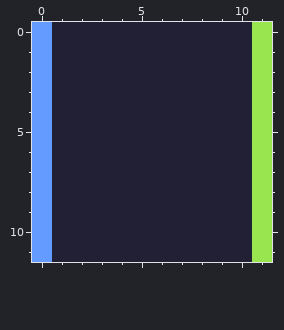
Edited in one commit: pixel-art file (Assets/GUI/Items/Items.aseprite). Above, as it was before the edit.
12x12 pixels, 1 frame.
The same view after the edit:
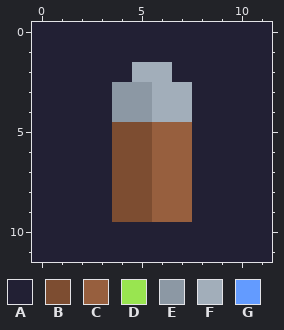
Palette (. is transparent): A #222034  B #7d4d31  C #975f3e  D #99e550  E #8c98a4  F #a2aeba  G #639bff
Change:
{"change": "layer \"Bullet\" now shown"}
{"change": "layer \"DEBUG\" now hidden"}
{"y":0,"x":0,"old":"G","new":"A"}
{"y":0,"x":11,"old":"D","new":"A"}
{"y":1,"x":0,"old":"G","new":"A"}
{"y":1,"x":11,"old":"D","new":"A"}
{"y":2,"x":0,"old":"G","new":"A"}
{"y":2,"x":5,"old":"AA","new":"FF"}
{"y":2,"x":11,"old":"D","new":"A"}
{"y":3,"x":0,"old":"G","new":"A"}
{"y":3,"x":4,"old":"AAAA","new":"EEFF"}
{"y":3,"x":11,"old":"D","new":"A"}
{"y":4,"x":0,"old":"G","new":"A"}
{"y":4,"x":4,"old":"AAAA","new":"EEFF"}
{"y":4,"x":11,"old":"D","new":"A"}
{"y":5,"x":0,"old":"G","new":"A"}
{"y":5,"x":4,"old":"AAAA","new":"BBCC"}
{"y":5,"x":11,"old":"D","new":"A"}
{"y":6,"x":0,"old":"G","new":"A"}
{"y":6,"x":4,"old":"AAAA","new":"BBCC"}
{"y":6,"x":11,"old":"D","new":"A"}
{"y":7,"x":0,"old":"G","new":"A"}
{"y":7,"x":4,"old":"AAAA","new":"BBCC"}
{"y":7,"x":11,"old":"D","new":"A"}
{"y":8,"x":0,"old":"G","new":"A"}
{"y":8,"x":4,"old":"AAAA","new":"BBCC"}
{"y":8,"x":11,"old":"D","new":"A"}
{"y":9,"x":0,"old":"G","new":"A"}
{"y":9,"x":4,"old":"AAAA","new":"BBCC"}
{"y":9,"x":11,"old":"D","new":"A"}
{"y":10,"x":0,"old":"G","new":"A"}
{"y":10,"x":11,"old":"D","new":"A"}
{"y":11,"x":0,"old":"G","new":"A"}
{"y":11,"x":11,"old":"D","new":"A"}
{"label":"changed","picture_box":[32,22,272,262]}
